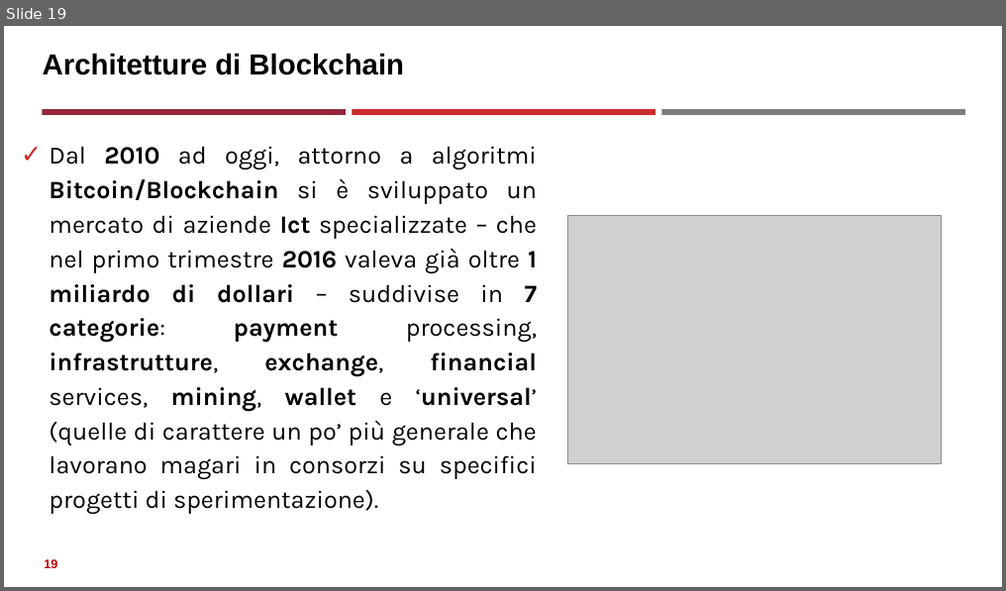
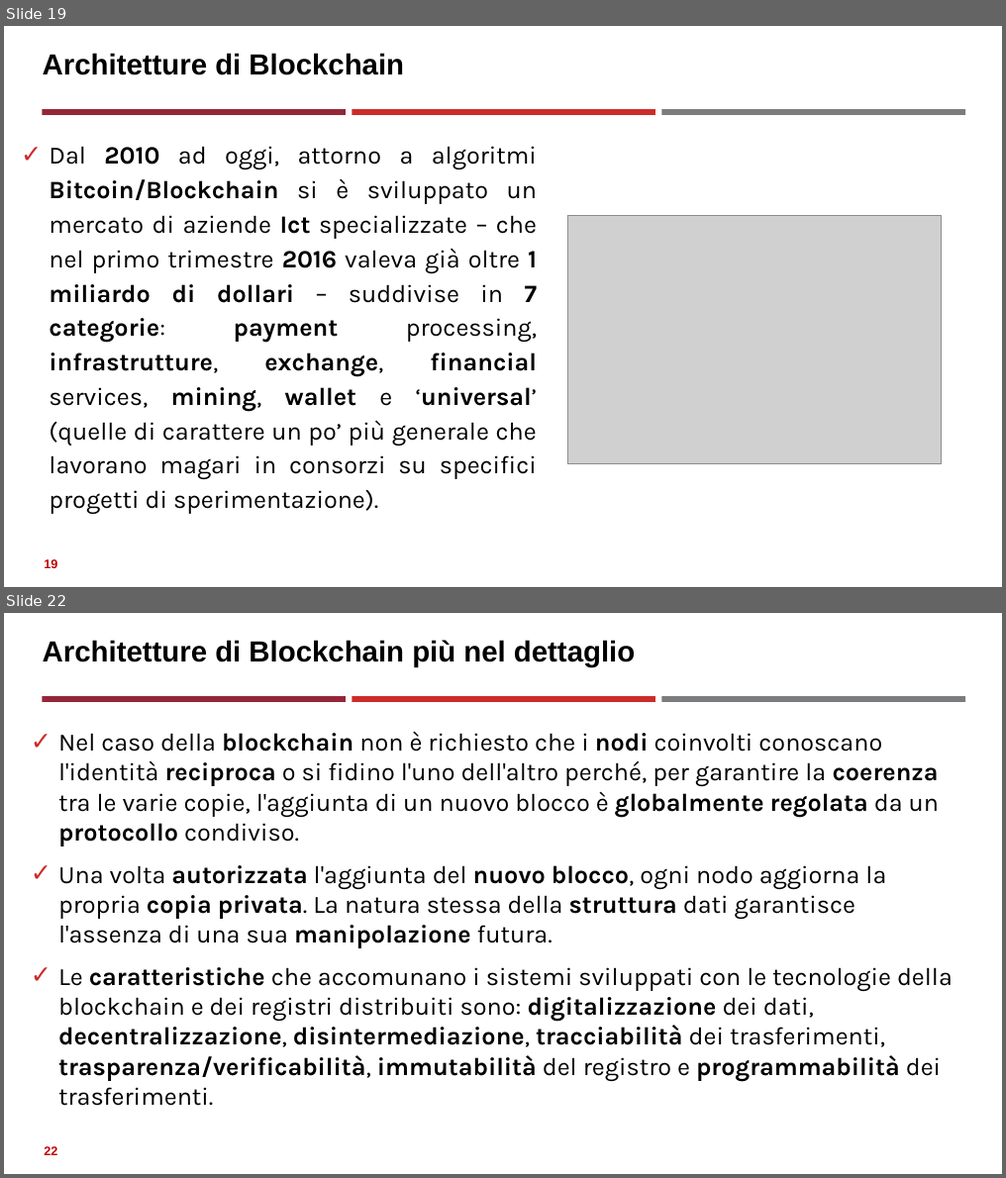
Before and after one commit to neural1977/data_science_interview_material, a slide deck: Assicurazioni/Distributed Ledger Technology_ita.pptx. Shown one above the other, each under a label of ours: slide 19 before the commit, slides 19 and 22 after it; the slides between them are not shown. The pictures are 1006x591 and 1006x1178 pixels, drawn with LibreOffice and Linux fonts; fonts in the diff are those of the drawing; grey boxes stand for pictures. Boxes give left, top, right and bottom in pixels: in the first picture for what was removed or moved away, otherwise in the second. Text is boxed around its words. In the diff, an @@ line names an element or a change of style, - is before the commit and + after.

```diff
--- a/Assicurazioni/Distributed Ledger Technology_ita.pptx
+++ b/Assicurazioni/Distributed Ledger Technology_ita.pptx
@@ slide 22 added at box(4, 613, 1002, 1174), background #FFFFFF; not listed: 3 template elements that a slide beside it also shows @@
@@ title added at box(43, 640, 635, 667), 28 pt, text #000000, bold @@
+Architetture di Blockchain più nel dettaglio
@@ text added at box(58, 731, 952, 1081), 24 pt, text #000000 @@
+✓ Nel caso della blockchain non è richiesto che i nodi coinvolti conoscano l'identità reciproca o si fidino l'uno dell'altro perché, per garantire la coerenza tra le varie copie, l'aggiunta di un nuovo blocco è globalmente regolata da un protocollo condiviso.
+✓ Una volta autorizzata l'aggiunta del nuovo blocco, ogni nodo aggiorna la propria copia privata. La natura stessa della struttura dati garantisce l'assenza di una sua manipolazione futura.
+✓ Le caratteristiche che accomunano i sistemi sviluppati con le tecnologie della blockchain e dei registri distribuiti sono: digitalizzazione dei dati, decentralizzazione, disintermediazione, tracciabilità dei trasferimenti, trasparenza/verificabilità, immutabilità del registro e programmabilità dei trasferimenti.
@@ page number added at box(44, 1147, 57, 1156), 12 pt, text #C00000, bold @@
+22
```
Also in this commit, not shown: 2 slides changed, 6 other slides added, 1 other file.
